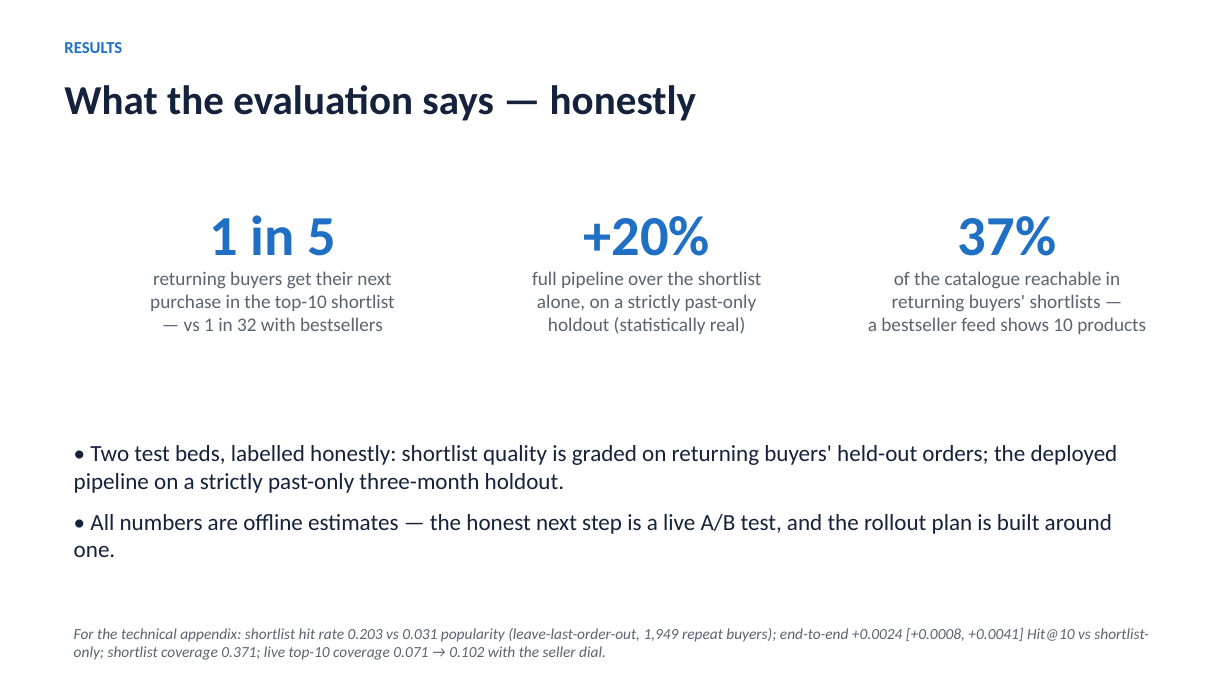
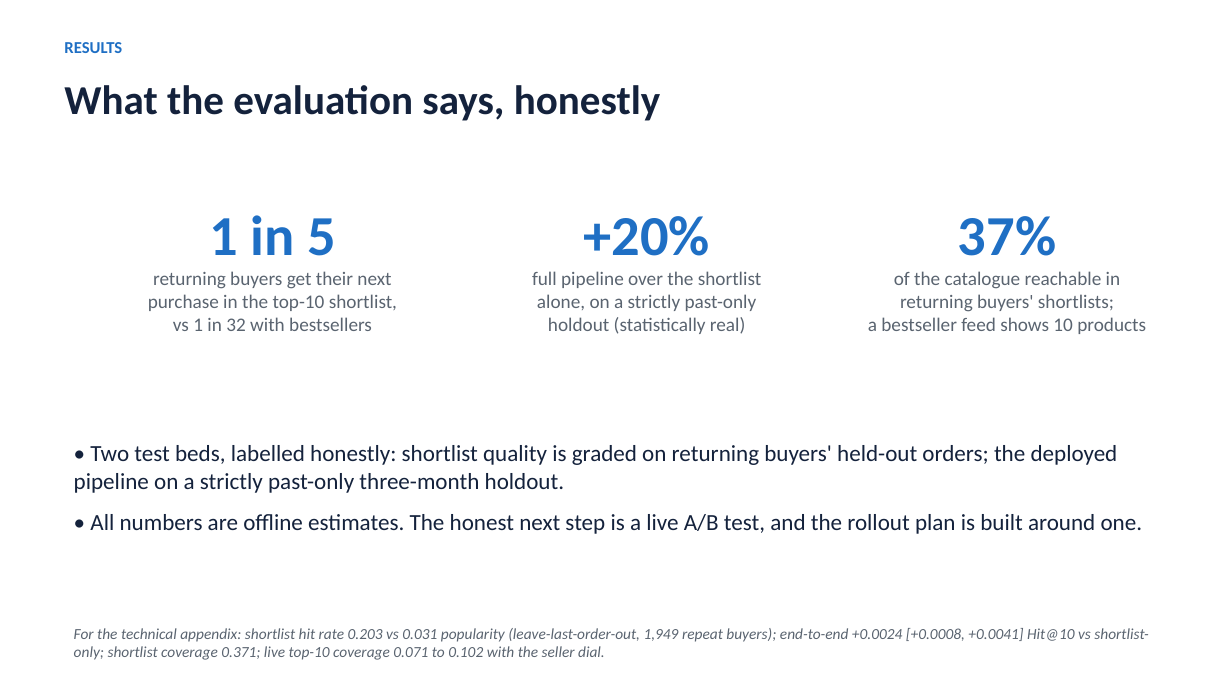
Before and after one commit to jmonzada/ecommerce-recommender-capstone, a slide deck: slide 5 of presentations/business_deck.pptx. Drawn at 1232x693 pixels with LibreOffice and Linux fonts; fonts in the diff are those of the drawing. Boxes give left, top, right and bottom in pixels: in the first picture for what was removed or moved away, otherwise in the second. Text is boxed around its words. In the diff, an @@ line names an element or a change of style, - is before the commit and + after.

Commit message:
docs: humanize submission prose (dash-free, de-AI'd) + portable technical deck PDF
Report, README, docs, and both decks rewritten to read naturally and carry
zero em/en dashes or arrow glyphs. An adversarial per-document check confirmed
humanization changed only wording: every number, CI, metric, figure reference,
and claim is preserved (verified against the pre-humanization version). Adds
presentations/technical_deck.pdf (portable, one landscape page per slide) so
the technical deck is viewable without a browser. 38 tests pass; lint clean.

```diff
--- a/presentations/business_deck.pptx
+++ b/presentations/business_deck.pptx
@@ text at [64,85,660,121]: text changed @@
-What the evaluation says — honestly
+What the evaluation says, honestly
@@ text at [148,271,397,331]: text changed @@
-returning buyers get their next
-purchase in the top-10 shortlist
-— vs 1 in 32 with bestsellers
+returning buyers get their next
+purchase in the top-10 shortlist,
+vs 1 in 32 with bestsellers
@@ text at [868,271,1146,334]: text changed @@
-of the catalogue reachable in
-returning buyers' shortlists —
-a bestseller feed shows 10 products
+of the catalogue reachable in
+returning buyers' shortlists;
+a bestseller feed shows 10 products
@@ text at [90,514,1143,534]: text changed @@
-• All numbers are offline estimates — the honest next step is a live A/B test, and the rollout plan is built around one.
+• All numbers are offline estimates. The honest next step is a live A/B test, and the rollout plan is built around one.
@@ text at [74,628,1148,660]: text changed @@
-For the technical appendix: shortlist hit rate 0.203 vs 0.031 popularity (leave-last-order-out, 1,949 repeat buyers); end-to-end +0.0024 [+0.0008, +0.0041] Hit@10 vs shortlist-only; shortlist coverage 0.371; live top-10 coverage 0.071 → 0.102 with the seller dial.
+For the technical appendix: shortlist hit rate 0.203 vs 0.031 popularity (leave-last-order-out, 1,949 repeat buyers); end-to-end +0.0024 [+0.0008, +0.0041] Hit@10 vs shortlist-only; shortlist coverage 0.371; live top-10 coverage 0.071 to 0.102 with the seller dial.
```
Also in this commit, not shown: 7 other slides changed, 9 other files.
